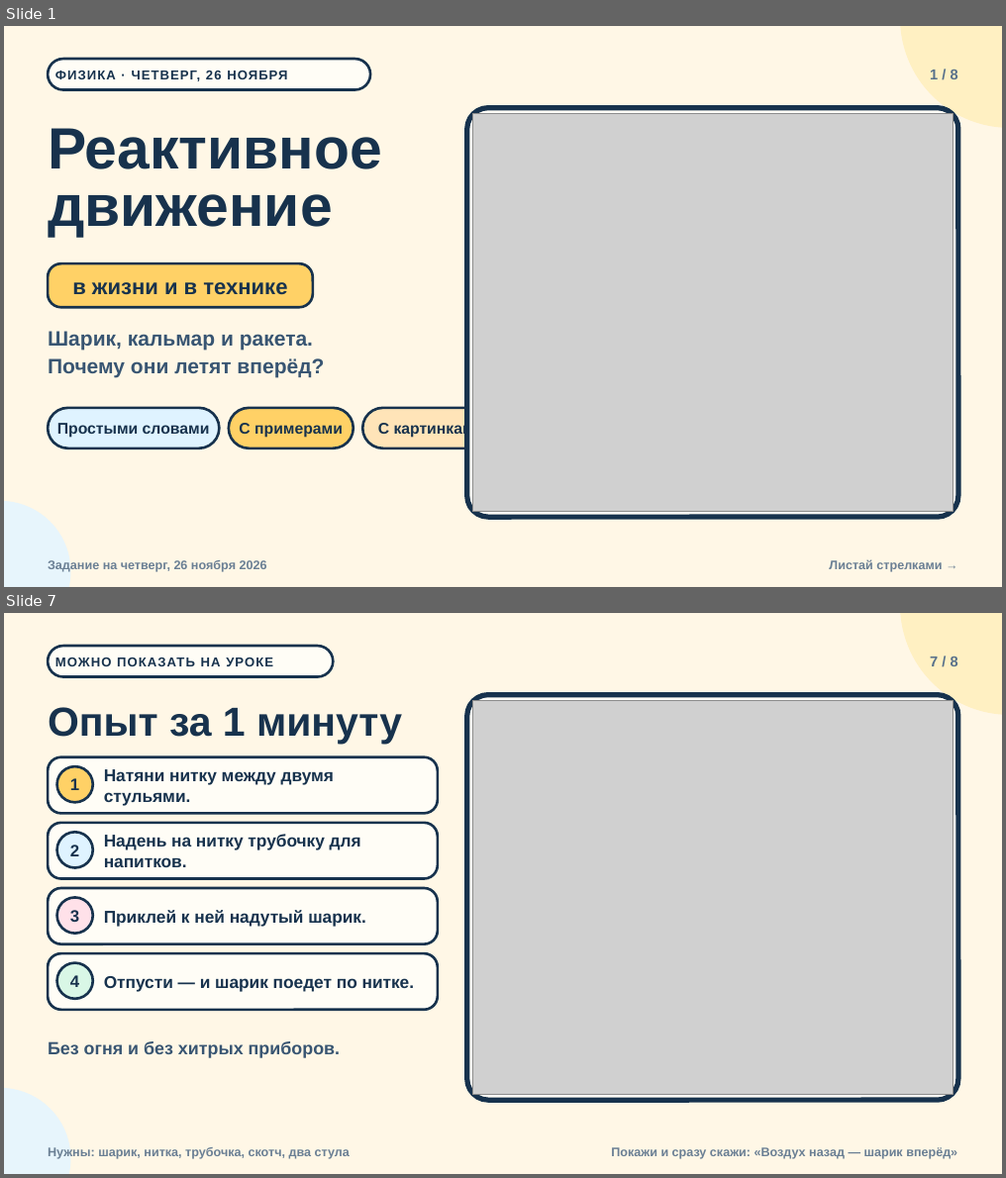
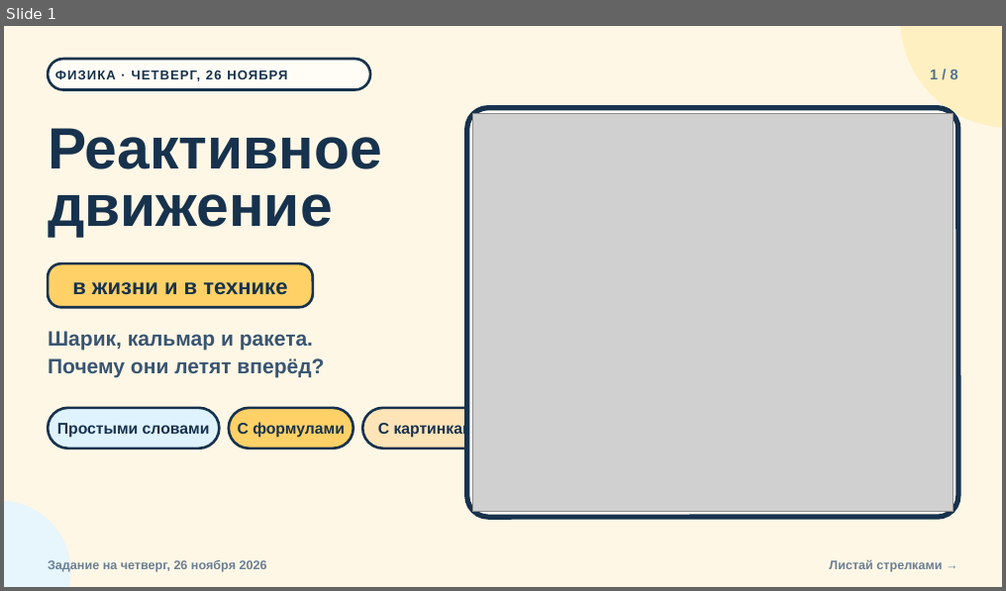
Before and after one commit to NexoMessenger/NexoMessenger, a slide deck: presentations/reaktivnoe-dvizhenie/reaktivnoe-dvizhenie.pptx. Shown one above the other, each under a label of ours: slides 1 and 7 before the commit, slide 1 after it; the slides between them are not shown. The pictures are 1006x1178 and 1006x591 pixels, drawn with LibreOffice and Linux fonts; fonts in the diff are those of the drawing; grey boxes stand for pictures. Boxes give left, top, right and bottom in pixels: in the first picture for what was removed or moved away, otherwise in the second. Text is boxed around its words. In the diff, an @@ line names an element or a change of style, - is before the commit and + after.

```diff
--- a/presentations/reaktivnoe-dvizhenie/reaktivnoe-dvizhenie.pptx
+++ b/presentations/reaktivnoe-dvizhenie/reaktivnoe-dvizhenie.pptx
@@ slide 7 removed at bbox=[4, 613, 1002, 1174], background #FFF7E6 @@
@@ ellipse removed at bbox=[901, 613, 1002, 715] @@
@@ rounded rectangle removed at bbox=[48, 646, 333, 677] @@
@@ text removed at bbox=[55, 658, 273, 666] @@
-МОЖНО ПОКАЗАТЬ НА УРОКЕ
@@ text removed at bbox=[930, 657, 958, 666] @@
-7 / 8
@@ rounded rectangle removed at bbox=[467, 694, 958, 1100] @@
@@ picture removed at bbox=[472, 700, 953, 1095] @@
@@ text removed at bbox=[48, 707, 402, 745] @@
-Опыт за 1 минуту
@@ rounded rectangle removed at bbox=[48, 758, 438, 814] @@
@@ ellipse removed at bbox=[57, 766, 93, 802] @@
@@ text removed at bbox=[70, 778, 79, 790] @@
-1
@@ text removed at bbox=[104, 769, 334, 806] @@
-Натяни нитку между двумя стульями.
@@ rounded rectangle removed at bbox=[48, 823, 438, 878] @@
@@ ellipse removed at bbox=[57, 833, 93, 868] @@
@@ text removed at bbox=[70, 845, 79, 857] @@
-2
@@ text removed at bbox=[104, 834, 361, 867] @@
-Надень на нитку трубочку для напитков.
@@ rounded rectangle removed at bbox=[48, 888, 438, 945] @@
@@ ellipse removed at bbox=[57, 897, 93, 934] @@
@@ text removed at bbox=[70, 910, 79, 922] @@
-3
@@ text removed at bbox=[104, 910, 366, 927] @@
-Приклей к ней надутый шарик.
@@ rounded rectangle removed at bbox=[48, 954, 438, 1010] @@
@@ ellipse removed at bbox=[57, 963, 93, 999] @@
@@ text removed at bbox=[70, 975, 79, 987] @@
-4
@@ text removed at bbox=[104, 976, 415, 992] @@
-Отпусти — и шарик поедет по нитке.
@@ text removed at bbox=[48, 1042, 340, 1059] @@
-Без огня и без хитрых приборов.
@@ ellipse removed at bbox=[4, 1088, 70, 1174] @@
@@ text removed at bbox=[48, 1148, 350, 1159] @@
-Нужны: шарик, нитка, трубочка, скотч, два стула
@@ text removed at bbox=[611, 1148, 957, 1159] @@
-Покажи и сразу скажи: «Воздух назад — шарик вперёд»
@@ slide 1 changed as well @@
@@ text at bbox=[238, 422, 345, 438]: text changed @@
-С примерами
+С формулами
```
Also in this commit, not shown: 7 slides added, 6 other slides removed, 5 other files.
